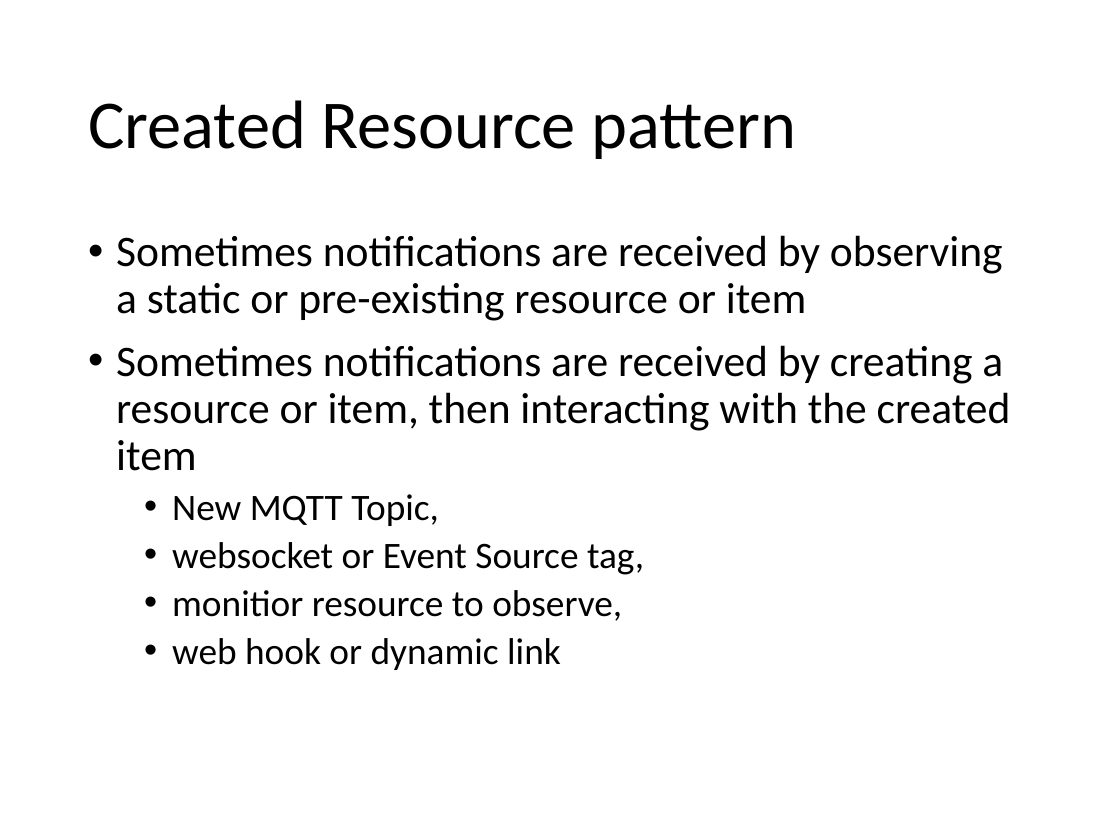
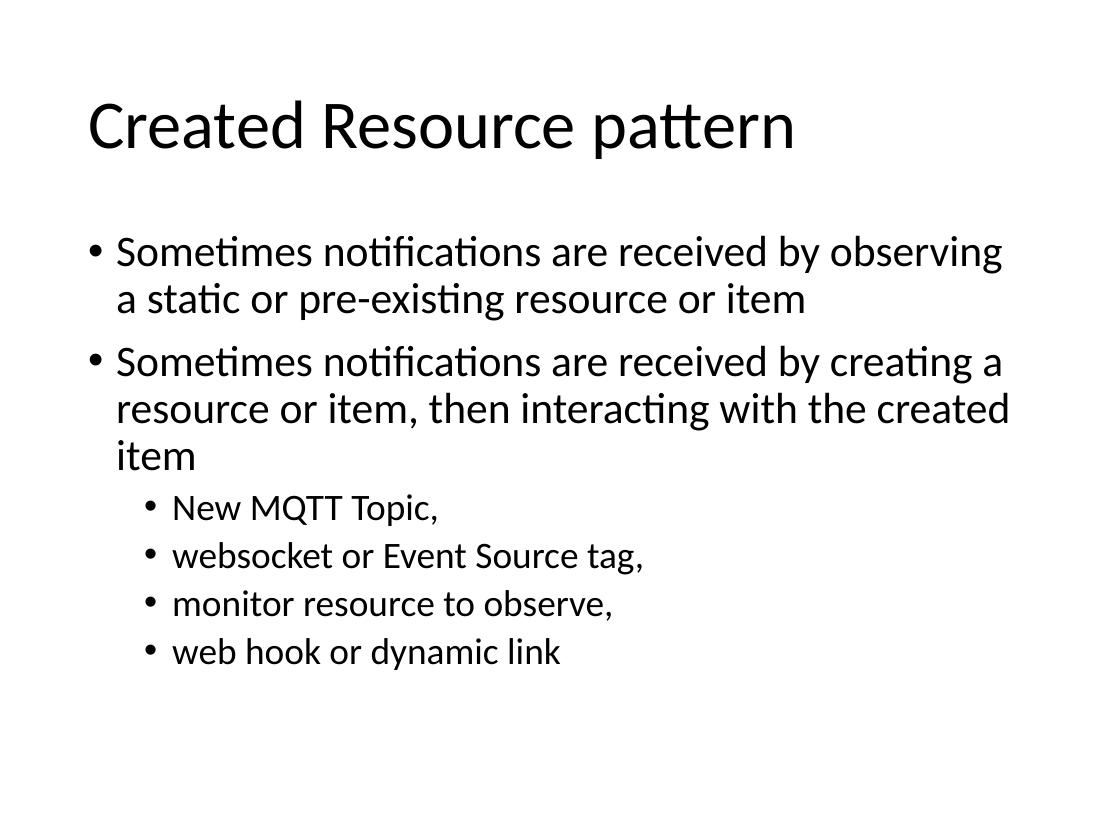
Before and after one commit to mjkoster/wot-protocol-binding, a slide deck: slide 6 of Async-Notification.pptx. Drawn at 1120x840 pixels with LibreOffice and Linux fonts; fonts in the diff are those of the drawing. Boxes give left, top, right and bottom in pixels: in the first picture for what was removed or moved away, otherwise in the second. Text is boxed around its words. In the diff, an @@ line names an element or a change of style, - is before the commit and + after.

Commit message:
slides update

```diff
--- a/Async-Notification.pptx
+++ b/Async-Notification.pptx
@@ text at box(172, 590, 614, 621): text changed @@
-  • monitior resource to observe,
+  • monitor resource to observe,
```
Also in this commit, not shown: 1 other file.
